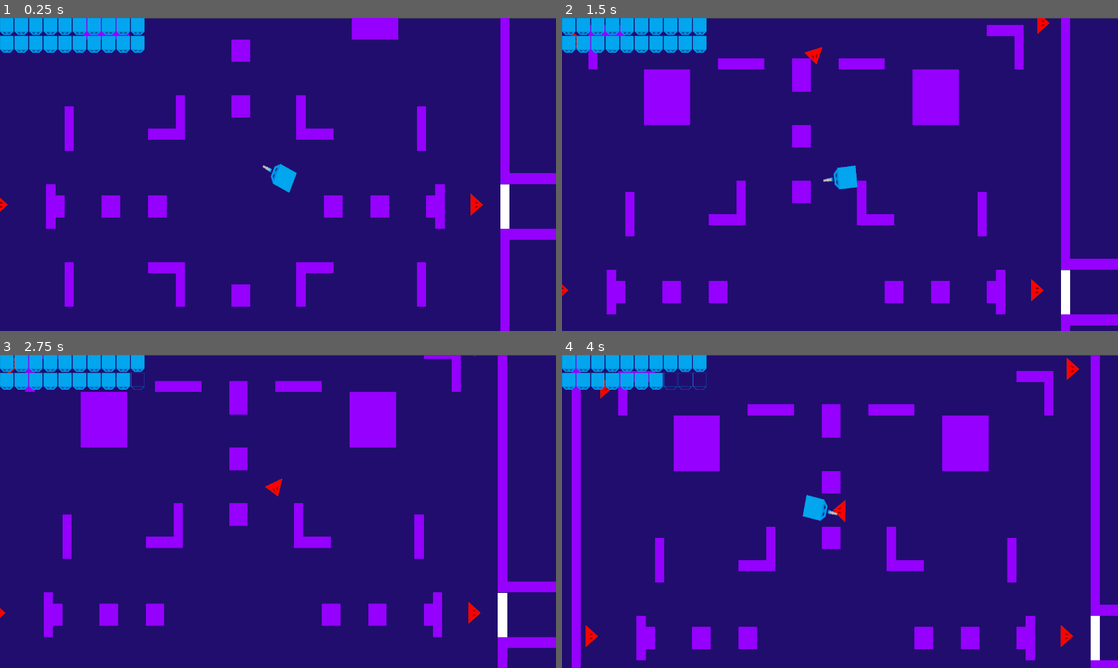
Above: before the commit, frames 1-4 (two rows, left to right).
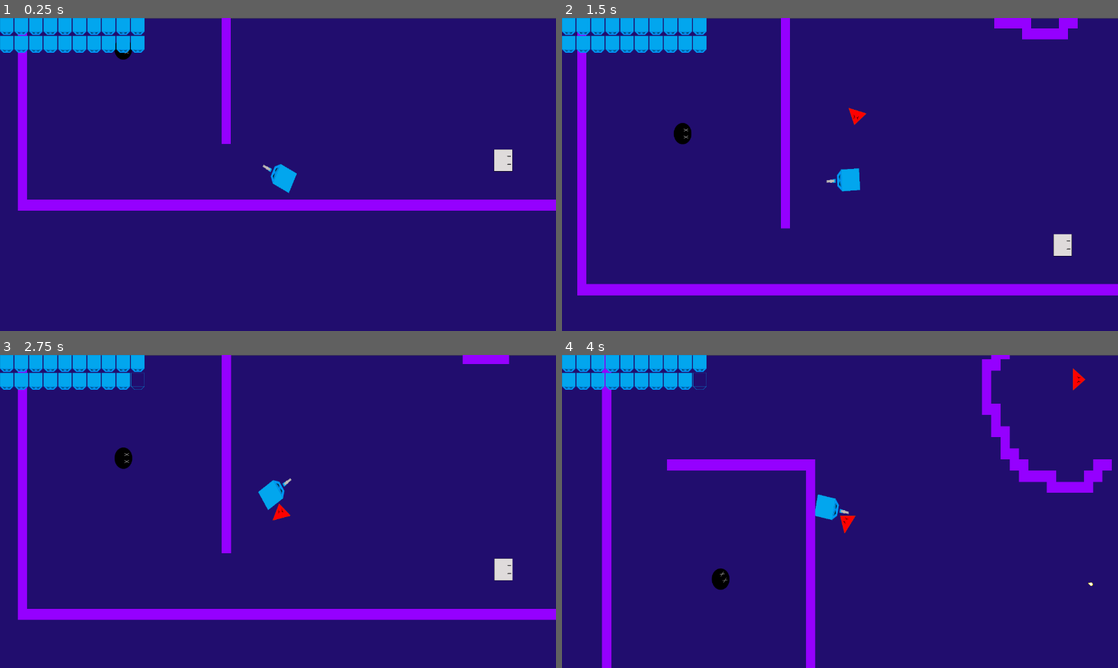
Above: after the commit, the same moments.

Repository: chaco470/CubeCrawler
Game: Godot game, scene res://Assets/Scenes/World.tscn
Same seed, same stepped clock (60 frames per second), same inputs: the game is played once before the commit and once after it.
Inputs (mouse positions are in pixels of both pictures, inside the frame that each line leads up to):
- Up to frame 1 (0.25 s): no input
- Up to frame 2 (1.5 s): tap Enter at 0.5 s; move the mouse to (962, 158) at 0.52 s; hold Up (_up) 0.53-1.28 s; click (962, 158) at 0.6 s; move the mouse to (728, 190) at 1.27 s; hold Down (_down) from 1.28 s (still down); tap Right (_rigth) at 1.35 s
- Up to frame 3 (2.75 s): move the mouse to (333, 442) at 2.02 s; release Down (_down) at 2.03 s; hold Up (_up) from 2.03 s (still down); click (333, 442) at 2.1 s
- Up to frame 4 (4 s): move the mouse to (812, 574) at 2.77 s; tap Right (_rigth) at 2.85 s; move the mouse to (1006, 558) at 3.52 s; release Up (_up) at 3.53 s; hold Left (_left) from 3.53 s (still down); click (1006, 558) at 3.6 s

The runs differ from the first frame. In frame 1, 12% of the frame differs, in the area x 0-100%, y 0-100%; in frame 2, 16%; in frame 3, 15%; in frame 4, 17%, in the area x 1-100%, y 0-100%.

Commit message:
state de Enemy melee

Diff:
--- a/Assets/Scenes/Enemy_melee_b.gd
+++ b/Assets/Scenes/Enemy_melee_b.gd
@@ -7,17 +7,18 @@
 export (int) var vida = 3
 export (int) var dmg = 1
 export (float) var velocity = 300
-
+onready var state_machine = $StateMachine
 var motion = Vector2.ZERO
 var can_damage = false
 
 func _ready():
+	state_machine.set_parent(self)
 	ia.initialize(self)
 
-func _physics_process(delta):
-	if vida <= 0:
-		queue_free()
-		emit_signal("death")
+func _remove():
+	queue_free()
+
+func _demage():
 	if can_damage and ia.target != null:
 		ia.target.notify_hit(-dmg)
 
--- a/Assets/Scenes/Enemy_melee_b.tscn
+++ b/Assets/Scenes/Enemy_melee_b.tscn
@@ -1,8 +1,12 @@
-[gd_scene load_steps=6 format=2]
+[gd_scene load_steps=10 format=2]
 
 [ext_resource path="res://Assets/Images/Triangulo-Rojo-03.png" type="Texture" id=1]
 [ext_resource path="res://Assets/Scenes/Enemy_melee_b.gd" type="Script" id=2]
 [ext_resource path="res://Assets/Scenes/IA.gd" type="Script" id=3]
+[ext_resource path="res://Assets/Scripts/DeadMelee.gd" type="Script" id=4]
+[ext_resource path="res://Assets/Scripts/StateMachineMelee.gd" type="Script" id=5]
+[ext_resource path="res://Assets/Scripts/EngageMelee.gd" type="Script" id=6]
+[ext_resource path="res://Assets/Scripts/PatrollMelee.gd" type="Script" id=7]
 
 [sub_resource type="CircleShape2D" id=1]
 radius = 16.781
@@ -14,6 +18,18 @@
 "enemy",
 ]]
 script = ExtResource( 2 )
+
+[node name="StateMachine" type="Node" parent="."]
+script = ExtResource( 5 )
+
+[node name="Patroll" type="Node" parent="StateMachine"]
+script = ExtResource( 7 )
+
+[node name="Engage" type="Node" parent="StateMachine"]
+script = ExtResource( 6 )
+
+[node name="Dead" type="Node" parent="StateMachine"]
+script = ExtResource( 4 )
 
 [node name="Sprite" type="Sprite" parent="."]
 rotation = -1.5708
--- a/Assets/Scenes/IA.gd
+++ b/Assets/Scenes/IA.gd
@@ -1,47 +1,30 @@
 extends Node2D
 
-signal state_changed(new_state)
 
 var parent = null
 
-enum State{
-	PATROL,
-	ENGAGE
-}
-
 onready var player_detector = $Detector
 
-var current_state = State.PATROL setget set_state
 var target = null
+var stateMachine = null
 
 func initialize(parent_given):
 	parent = parent_given
-
-func _physics_process(delta):
-	match current_state:
-		State.PATROL:
-			pass
-		State.ENGAGE:
-			if target != null:
-				parent._follow_player(target)
-		_:
-			print("Error: no se wacho")
+	stateMachine = parent_given.state_machine
 
 
 
-func set_state(new_state):
-	if new_state == current_state:
-		return
-	current_state = new_state
-	emit_signal("script_changed", current_state)
+func _on_Engage():
+	parent._follow_player(target)
+
 
 func _on_Detector_body_entered(body):
 	if body.is_in_group("player"):
-		set_state(State.ENGAGE)
+		#set_state(State.ENGAGE)
 		target = body
 
 
 func _on_Detector_body_exited(body):
 	if body.is_in_group("player"):
-		set_state(State.PATROL)
+		#set_state(State.PATROL)
 		target = null
--- a/Assets/Scenes/World.tscn
+++ b/Assets/Scenes/World.tscn
@@ -50,7 +50,7 @@
 script = ExtResource( 7 )
 
 [node name="Enemy_melee_b" parent="RoomManager_2" instance=ExtResource( 10 )]
-position = Vector2( -294.721, -919.133 )
+position = Vector2( 3265.07, -1537.86 )
 
 [node name="Enemy_melee_b2" parent="RoomManager_2" instance=ExtResource( 10 )]
 position = Vector2( 1279.64, -906.42 )
@@ -115,7 +115,7 @@
 }
 
 [node name="Player" parent="." instance=ExtResource( 1 )]
-position = Vector2( 608.611, 516.011 )
+position = Vector2( 3139.24, -968.119 )
 
 [node name="TileMap" type="TileMap" parent="."]
 tile_set = SubResource( 2 )
--- /dev/null
+++ b/Assets/Scripts/DeadMelee.gd
@@ -0,0 +1,3 @@
+extends "res://Assets/Scripts/AbstractState.gd"
+func enter():
+	parent._remove()
--- /dev/null
+++ b/Assets/Scripts/EngageMelee.gd
@@ -0,0 +1,7 @@
+extends "res://Assets/Scripts/AbstractState.gd"
+
+func update(delta):
+	if parent.vida <= 0:
+		emit_signal("finished", "dead")
+	parent.ia._on_Engage()
+	parent._demage()
--- /dev/null
+++ b/Assets/Scripts/PatrollMelee.gd
@@ -0,0 +1,9 @@
+extends "res://Assets/Scripts/AbstractState.gd"
+#func enter():
+	#parent.ia._on_Patroll()
+
+func update(delta):
+	if parent.vida <= 0:
+		emit_signal("finished", "dead")
+	if parent.ia.target != null :
+		emit_signal("finished", "engage")
--- /dev/null
+++ b/Assets/Scripts/StateMachineMelee.gd
@@ -0,0 +1,9 @@
+extends "res://Assets/Scripts/AbstractStateMachine.gd"
+
+
+func _ready():
+	states_map = {
+		"patrol": $Patrol,
+		"dead": $Dead,
+		"engage": $Engage
+	}
